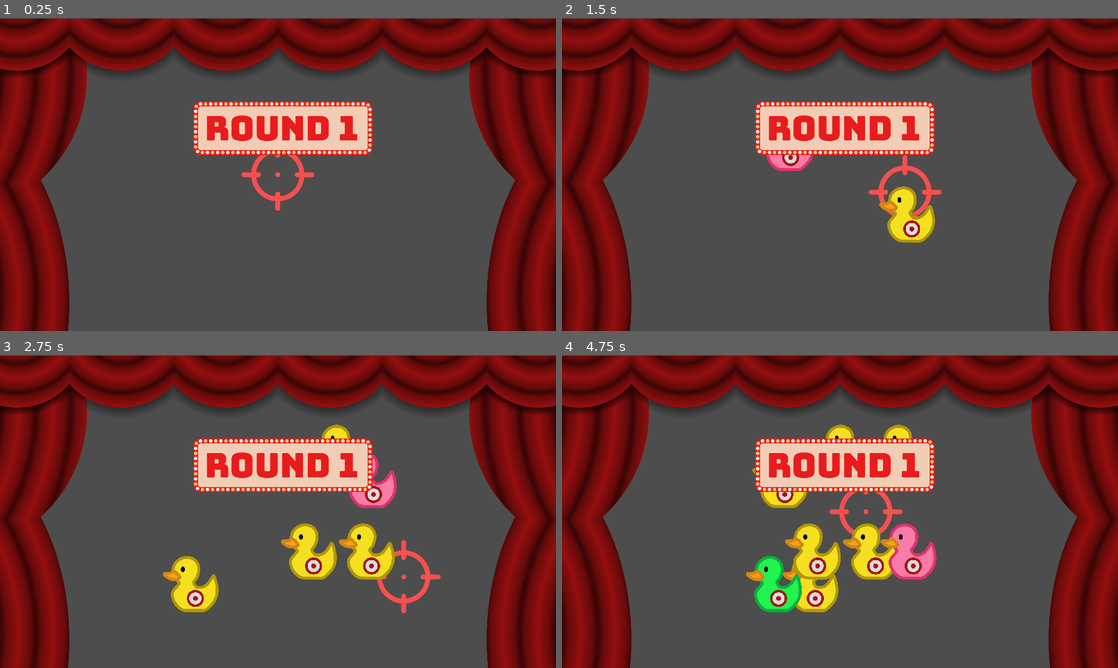
Above: before the commit, frames 1-4 (two rows, left to right).
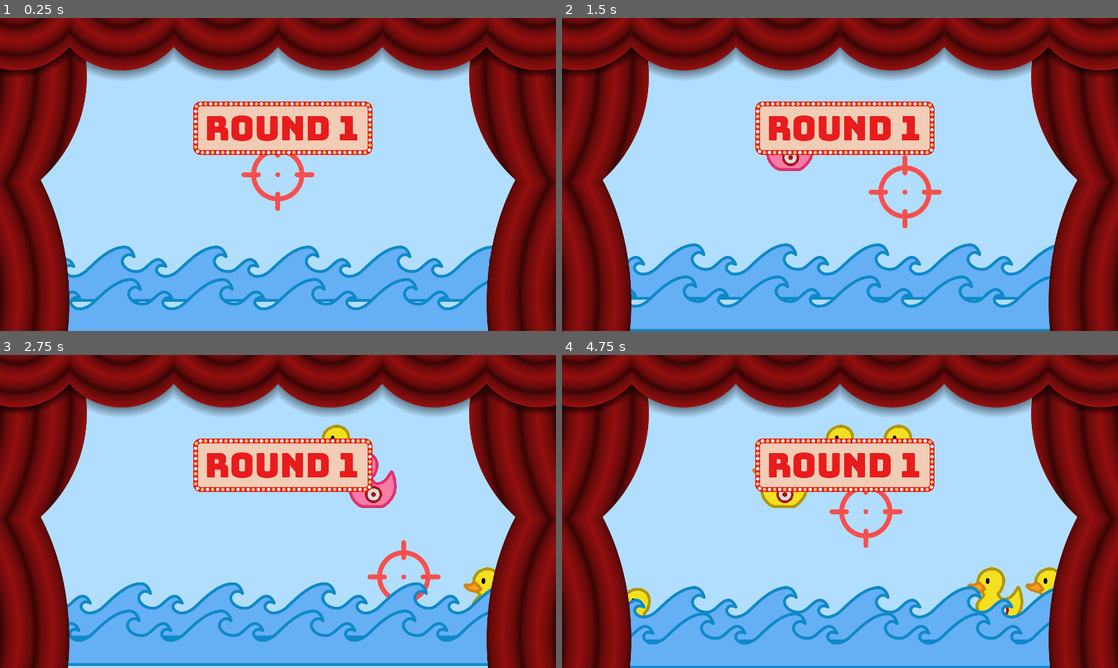
Above: after the commit, the same moments.

Repository: grong0/duck-shooter
Game: Godot game, scene res://main.tscn
Same seed, same stepped clock (60 frames per second), same inputs: the game is played once before the commit and once after it.
Inputs:
- Up to frame 1 (0.25 s): no input
- Up to frame 2 (1.5 s): hold Right (move_right) 0.53-1.28 s; tap X (fire) at 0.6, 1.35 s; hold Down (move_down) from 1.28 s (still down)
- Up to frame 3 (2.75 s): release Down (move_down) at 2.03 s; hold Right (move_right) from 2.03 s (still down); tap Z (frenzy) at 2.1 s; tap X (fire) at 2.3 s
- Up to frame 4 (4.75 s): release Right (move_right) at 2.78 s; hold Up (move_up) 2.78-3.53 s; tap X (fire) at 2.85, 3.6, 4.55 s; hold Left (move_left) from 3.53 s (still down); tap Z (frenzy) at 4.35 s

The runs differ from the first frame. In frame 1, 59% of the frame differs, in the area x 0-100%, y 0-100%; in frame 2, 59%; in frame 3, 58%; in frame 4, 59%.

Commit message:
UHHHHHHHH rounds pop up

Diff:
--- a/UIManager.gd
+++ b/UIManager.gd
@@ -21,6 +21,8 @@
 var flashTimer: float
 var flash = false
 
+var infiniTimer: float = 0
+
 var tutorials = [
 	[],
 	#["GoldenDuck"]
@@ -35,6 +37,15 @@
 	print("AAAA")
 
 func _process(delta):
+	infiniTimer += delta
+	(get_node("Wave") as Sprite2D).position = Vector2(960 - sin(infiniTimer) * 30, 983 + cos(infiniTimer) * 10)
+	(get_node("Wave2") as Sprite2D).position = Vector2(960 - cos(infiniTimer) * 30, 883 - sin(infiniTimer) * 10)
+
+
+
+
+
+
 	if(state == StateMachine.OFF):
 		return
 	stateTimer += delta
--- a/main.tscn
+++ b/main.tscn
@@ -14,6 +14,7 @@
 [ext_resource type="Texture2D" uid="uid://c3rvp1ljg2pk4" path="res://sprites/round_sign/round_3_sign_alt.png" id="10_jf1rf"]
 [ext_resource type="Texture2D" uid="uid://c3m6tcoiefe1b" path="res://sprites/round_sign/round_4_sign_alt.png" id="11_npsrk"]
 [ext_resource type="Texture2D" uid="uid://mqra8l8rhrkg" path="res://sprites/round_sign/round_5_sign_alt.png" id="12_w2qrv"]
+[ext_resource type="Texture2D" uid="uid://bv3b3rdi10rkc" path="res://sprites/stuff/wave.png" id="13_26ynu"]
 
 [node name="Main" type="Node2D"]
 script = ExtResource("1_i3mlt")
@@ -36,7 +37,18 @@
 roundSignAltSprites = [ExtResource("8_crbms"), ExtResource("9_n4upi"), ExtResource("10_jf1rf"), ExtResource("11_npsrk"), ExtResource("12_w2qrv")]
 metadata/_edit_use_anchors_ = true
 
+[node name="Wave2" type="Sprite2D" parent="CanvasLayer/Container"]
+z_index = 6
+position = Vector2(-633, 786)
+texture = ExtResource("13_26ynu")
+
+[node name="Wave" type="Sprite2D" parent="CanvasLayer/Container"]
+z_index = 8
+position = Vector2(-633, 886)
+texture = ExtResource("13_26ynu")
+
 [node name="RoundSign" type="TextureRect" parent="CanvasLayer/Container"]
+z_index = 11
 layout_mode = 1
 anchors_preset = 8
 anchor_left = 0.5
@@ -53,6 +65,7 @@
 stretch_mode = 2
 
 [node name="RightCurtain" type="TextureRect" parent="CanvasLayer/Container"]
+z_index = 9
 layout_mode = 1
 anchors_preset = 6
 anchor_left = 1.0
@@ -68,6 +81,7 @@
 stretch_mode = 2
 
 [node name="LeftCurtain" type="TextureRect" parent="CanvasLayer/Container"]
+z_index = 9
 layout_mode = 1
 anchors_preset = 4
 anchor_top = 0.5
@@ -81,13 +95,15 @@
 flip_h = true
 
 [node name="TopCurtain" type="TextureRect" parent="CanvasLayer/Container"]
+z_index = 20
 layout_mode = 1
 anchors_preset = 5
 anchor_left = 0.5
 anchor_right = 0.5
 offset_left = -960.0
+offset_top = -1.0
 offset_right = 960.0
-offset_bottom = 240.0
+offset_bottom = 239.0
 grow_horizontal = 2
 texture = ExtResource("3_4f4cx")
 expand_mode = 2
--- a/project.godot
+++ b/project.godot
@@ -117,3 +117,4 @@
 
 renderer/rendering_method="gl_compatibility"
 renderer/rendering_method.mobile="gl_compatibility"
+environment/defaults/default_clear_color=Color(0.695256, 0.868938, 1, 1)
--- a/scripts/duck.gd
+++ b/scripts/duck.gd
@@ -34,6 +34,7 @@
 	new_duck.duck_type = duckType
 	var sprite: Sprite2D = new_duck.get_child(0)
 	sprite.texture = load("res://sprites/" + duckDictionary[duckType]["sprite"] + ".png")
+	print((sprite as Node2D).z_index)
 	return new_duck
 
 func _process(delta):
--- a/scripts/duckSpawner.gd
+++ b/scripts/duckSpawner.gd
@@ -4,8 +4,10 @@
 const spawnInterval = 2/6.0
 
 @export var direction = 1
+@export var z: float
 var spawnTimer := 0.0
 
 func spawn_duck(duckType: Duck.DuckType):
 	var duck = Duck.Duck(duckType, direction)
 	add_child.call_deferred(duck)
+	duck.get_node("Sprite2D").z_index = z;
--- a/session.tscn
+++ b/session.tscn
@@ -6,6 +6,7 @@
 [ext_resource type="Script" path="res://scripts/duckSpawner.gd" id="3_nk6ml"]
 [ext_resource type="Script" path="res://scripts/frenzy.gd" id="4_hheni"]
 [ext_resource type="Script" path="res://scripts/duckPool.gd" id="5_4qrjp"]
+[ext_resource type="Texture2D" uid="uid://bv3b3rdi10rkc" path="res://sprites/stuff/wave.png" id="7_2j82v"]
 
 [sub_resource type="CircleShape2D" id="CircleShape2D_0s1np"]
 
@@ -31,19 +32,55 @@
 script = ExtResource("5_4qrjp")
 
 [node name="DuckSpawner" type="Node2D" parent="DuckPool"]
-position = Vector2(-375, 250)
+position = Vector2(-960, 360)
 script = ExtResource("3_nk6ml")
+z = 7.0
 
 [node name="DuckSpawner2" type="Node2D" parent="DuckPool"]
-position = Vector2(330, 138)
+position = Vector2(960, 290)
 script = ExtResource("3_nk6ml")
 direction = -1
+z = 5.0
 
 [node name="DuckSpawner3" type="Node2D" parent="DuckPool"]
 position = Vector2(-380, -109)
 script = ExtResource("3_nk6ml")
+z = 3.0
 
 [node name="DuckSpawner4" type="Node2D" parent="DuckPool"]
 position = Vector2(339, -202)
 script = ExtResource("3_nk6ml")
 direction = -1
+z = 1.0
+
+[node name="Wave2" type="TextureRect" parent="."]
+visible = false
+anchors_preset = 7
+anchor_left = 0.5
+anchor_top = 1.0
+anchor_right = 0.5
+anchor_bottom = 1.0
+offset_left = -1593.0
+offset_top = 246.0
+offset_right = 1593.0
+offset_bottom = 440.0
+grow_horizontal = 2
+grow_vertical = 0
+texture = ExtResource("7_2j82v")
+stretch_mode = 1
+
+[node name="Wave" type="TextureRect" parent="."]
+visible = false
+anchors_preset = 7
+anchor_left = 0.5
+anchor_top = 1.0
+anchor_right = 0.5
+anchor_bottom = 1.0
+offset_left = -1593.0
+offset_top = 346.0
+offset_right = 1593.0
+offset_bottom = 540.0
+grow_horizontal = 2
+grow_vertical = 0
+texture = ExtResource("7_2j82v")
+stretch_mode = 1
Not shown: 1 places in main.tscn that only renumber resources
Not shown: 1 places in session.tscn that only renumber resources
Not shown, added: sprites/cloud1.png.import
Not shown, changed: sprites/cloud2.png.import
Not shown, added: sprites/cloud3.png.import
Not shown, added: sprites/cloud4.png.import
Renamed: sprites/hills.png -> sprites/stuff/hills.png
Not shown, added: sprites/stuff/hills.png.import
Renamed: sprites/wave.png -> sprites/stuff/wave.png
Not shown, added: sprites/stuff/wave.png.import
